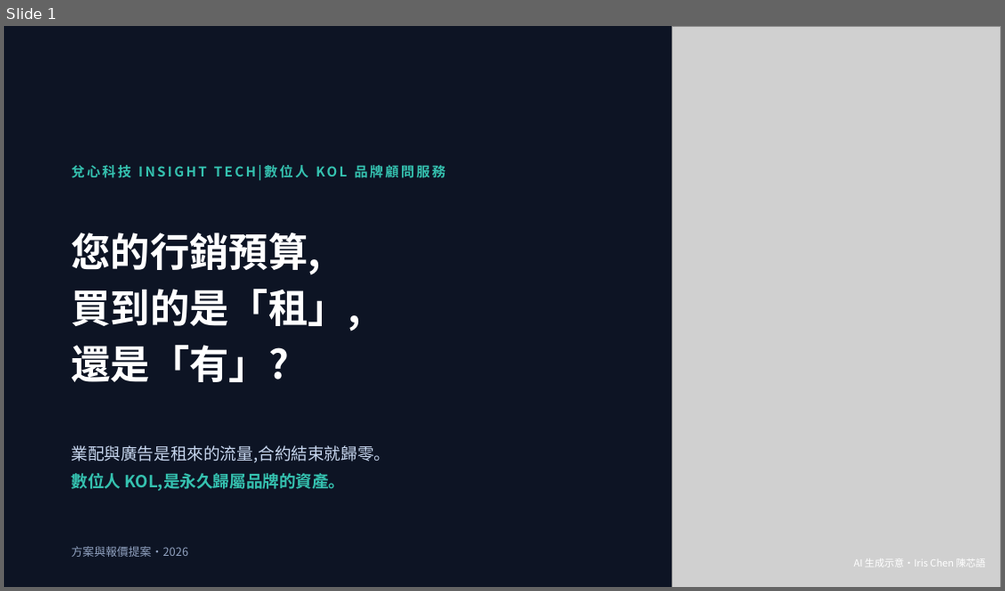
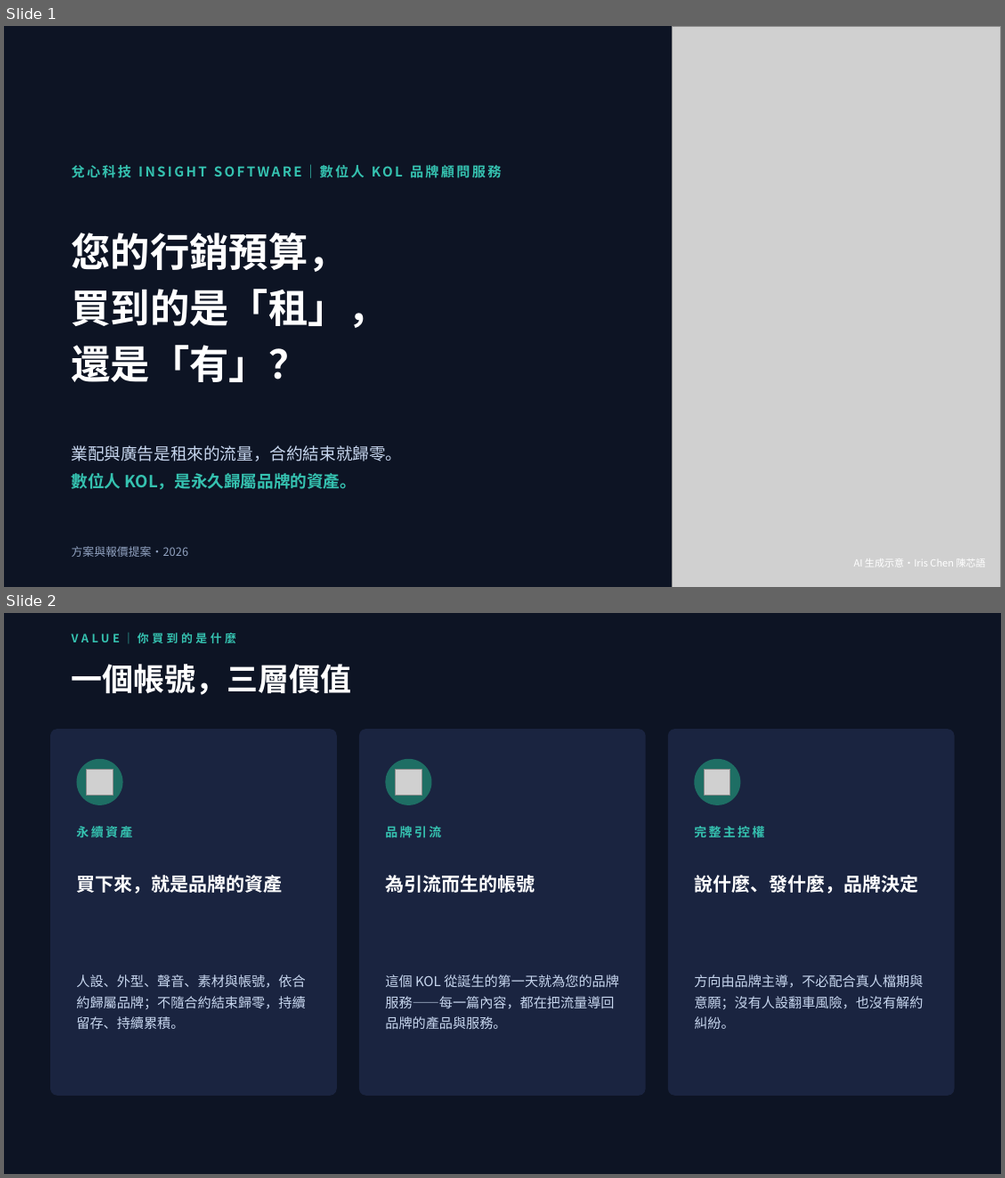
Before and after one commit to pennyhuang-oss/Virtual_KOL_Studio, a slide deck: business/數位人KOL-對外提案簡報.pptx. Shown one above the other, each under a label of ours: slide 1 before the commit, slides 1 and 2 after it. The pictures are 1005x591 and 1005x1178 pixels, drawn with LibreOffice and Linux fonts; fonts in the diff are those of the drawing; grey boxes stand for pictures. Boxes give left, top, right and bottom in pixels: in the first picture for what was removed or moved away, otherwise in the second. Text is boxed around its words. In the diff, an @@ line names an element or a change of style, - is before the commit and + after.

```diff
--- a/business/數位人KOL-對外提案簡報.pptx
+++ b/business/數位人KOL-對外提案簡報.pptx
@@ slide 2 added at (4, 613, 1001, 1174), background #0D1424 @@
@@ text added at (72, 633, 236, 643), 11 pt, text #35C2B0, bold @@
+VALUE｜你買到的是什麼
@@ text added at (72, 664, 352, 695), 30 pt, text #FFFFFF, bold @@
+一個帳號，三層價值
@@ rounded rectangle added at (50, 729, 337, 1095), fill #1A2440 @@
@@ rounded rectangle added at (359, 729, 646, 1095), fill #1A2440 @@
@@ rounded rectangle added at (668, 729, 955, 1095), fill #1A2440 @@
@@ ellipse added at (77, 759, 123, 805), fill #1E6E64 @@
@@ picture added at (87, 770, 113, 795) @@
@@ ellipse added at (386, 759, 432, 805), fill #1E6E64 @@
@@ picture added at (396, 770, 422, 795) @@
@@ ellipse added at (695, 759, 741, 805), fill #1E6E64 @@
@@ picture added at (704, 770, 731, 795) @@
@@ text added at (76, 826, 132, 837), 12 pt, text #35C2B0, bold @@
+永續資產
@@ text added at (385, 826, 441, 838), 12 pt, text #35C2B0, bold @@
+品牌引流
@@ text added at (694, 826, 764, 837), 12 pt, text #35C2B0, bold @@
+完整主控權
@@ text added at (76, 875, 282, 893), 18 pt, text #FFFFFF, bold @@
+買下來，就是品牌的資產
@@ text added at (385, 875, 534, 892), 18 pt, text #FFFFFF, bold @@
+為引流而生的帳號
@@ text added at (694, 875, 918, 893), 18 pt, text #FFFFFF, bold @@
+說什麼、發什麼，品牌決定
@@ text added at (76, 974, 305, 1029), 13 pt, text #C7D6EE @@
+人設、外型、聲音、素材與帳號，依合約歸屬品牌；不隨合約結束歸零，持續留存、持續累積。
@@ text added at (385, 974, 619, 1029), 13 pt, text #C7D6EE @@
+這個 KOL 從誕生的第一天就為您的品牌服務——每一篇內容，都在把流量導回品牌的產品與服務。
@@ text added at (694, 974, 922, 1029), 13 pt, text #C7D6EE @@
+方向由品牌主導，不必配合真人檔期與意願；沒有人設翻車風險，也沒有解約糾紛。
@@ slide 1 changed as well @@
@@ text at (72, 164, 501, 178): text changed @@
-兌心科技 INSIGHT TECH|數位人 KOL 品牌顧問服務
+兌心科技 INSIGHT SOFTWARE｜數位人 KOL 品牌顧問服務
@@ text at (72, 232, 388, 382): text changed @@
-您的行銷預算,
-買到的是「租」,
-還是「有」?
+您的行銷預算，
+買到的是「租」，
+還是「有」？
@@ text at (72, 445, 403, 490): text changed @@
-業配與廣告是租來的流量,合約結束就歸零。
-數位人 KOL,是永久歸屬品牌的資產。
+業配與廣告是租來的流量，合約結束就歸零。
+數位人 KOL，是永久歸屬品牌的資產。
```
Also in this commit, not shown: 10 other slides changed, 4 other slides added, 5 slides removed, 2 other files.
